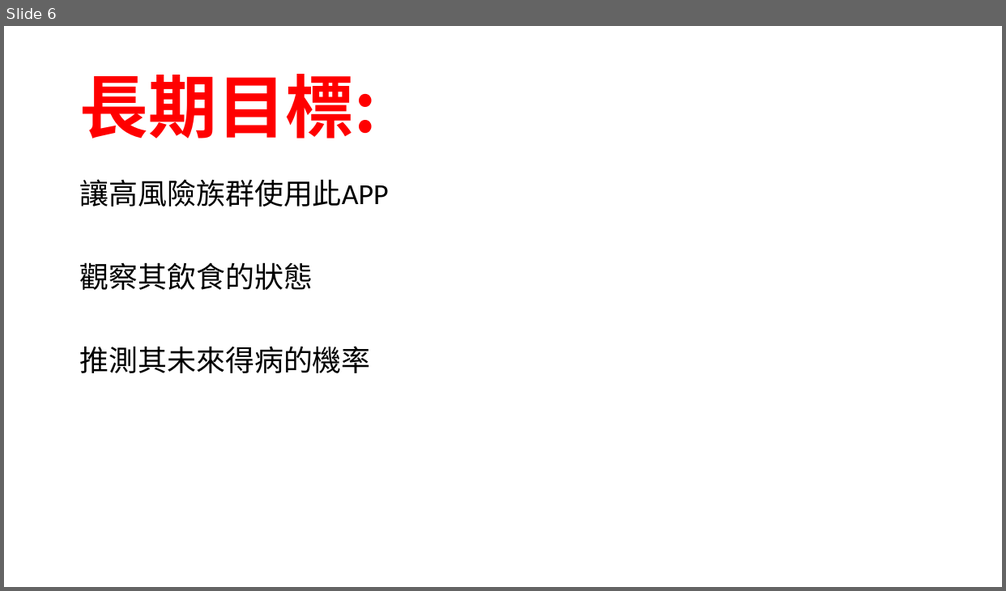
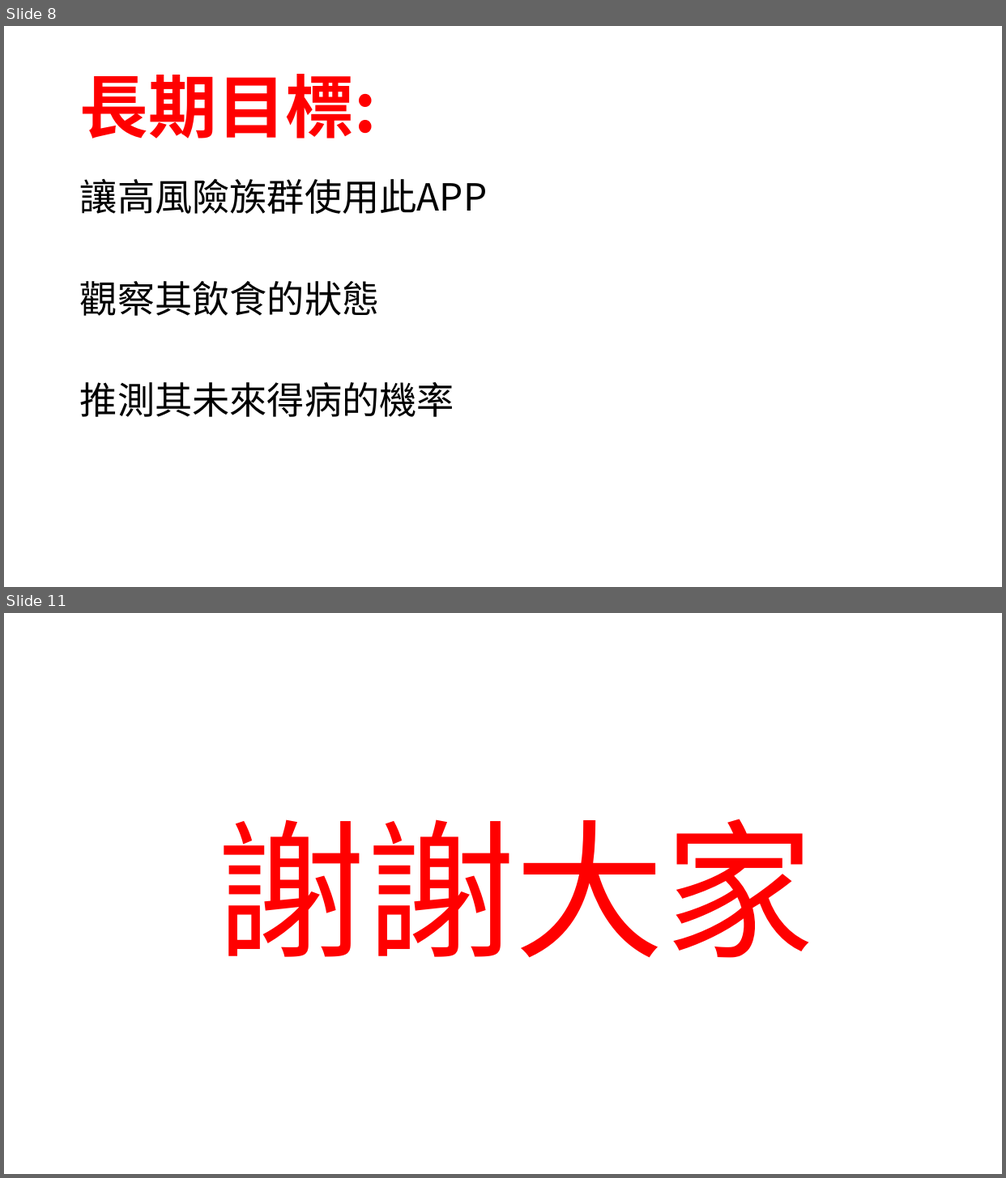
Before and after one commit to amy58328/DataBase, a slide deck: 資料庫專題/Health Keeper.pptx. Shown one above the other, each under a label of ours: slide 6 before the commit, slides 8 and 11 after it; the slides between them are not shown. The pictures are 1006x591 and 1006x1178 pixels, drawn with LibreOffice and Linux fonts; fonts in the diff are those of the drawing; background and template pictures are left out. Boxes give left, top, right and bottom in pixels: in the first picture for what was removed or moved away, otherwise in the second. Text is boxed around its words. In the diff, an @@ line names an element or a change of style, - is before the commit and + after.

```diff
--- a/資料庫專題/Health Keeper.pptx
+++ b/資料庫專題/Health Keeper.pptx
@@ slide 11 added at [4,613,1002,1174], background picture (left out) @@
@@ text added at [215,819,814,958], 144 pt, text #FF0000 @@
+謝謝大家
@@ what was slide 6 is now slide 8 @@
@@ slide 8 changed as well @@
@@ text "讓高風險族群使用此APP" at [80,179,487,417]: size 28 to 36 pt, font Calibri to Noto Sans CJK SC @@
```
Also in this commit, not shown: 4 other slides changed, 5 other slides added, 1 slide removed.
